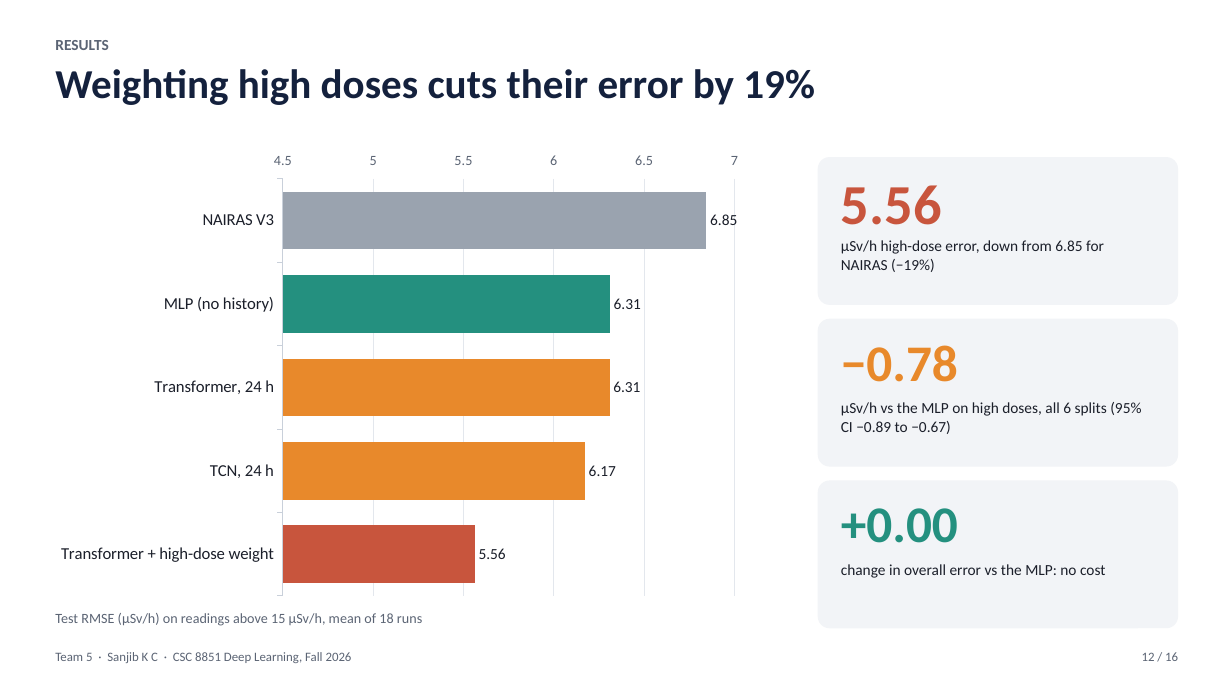
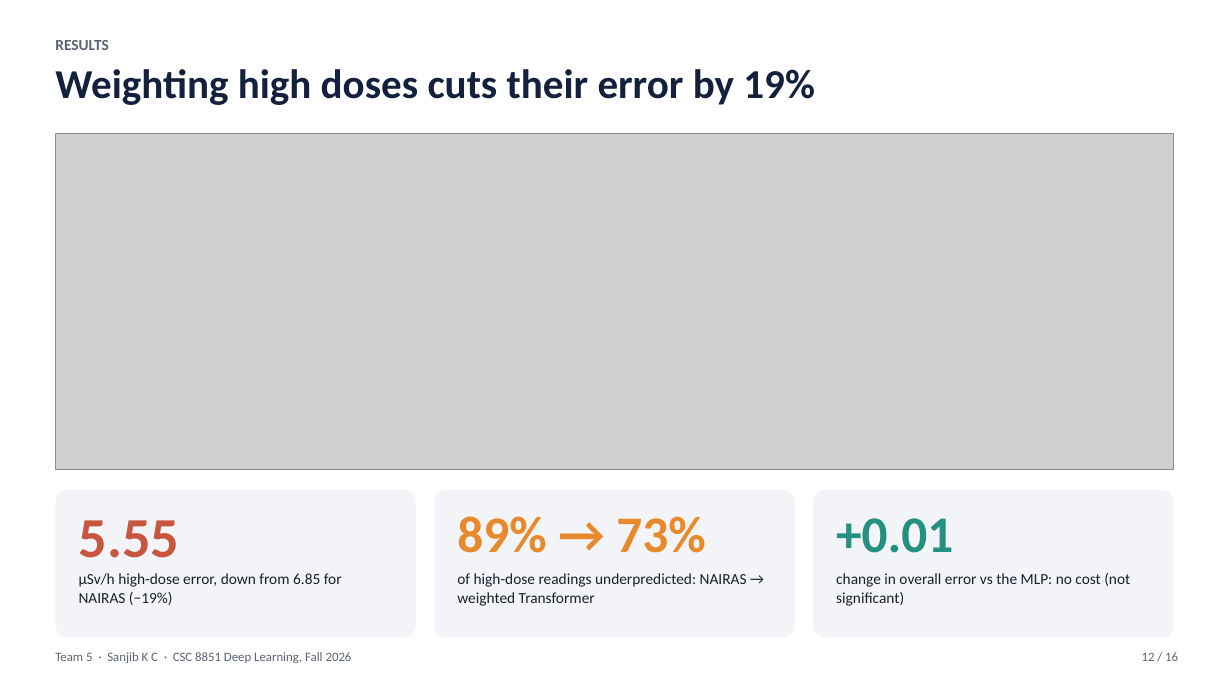
Before and after one commit to thesanjibkc/Deep_learning_project, a slide deck: slide 12 of poster/Team5_Sanjib_KC_slides.pptx. Drawn at 1232x693 pixels with LibreOffice and Linux fonts; fonts in the diff are those of the drawing; grey boxes stand for pictures. Boxes give left, top, right and bottom in pixels: in the first picture for what was removed or moved away, otherwise in the second. Text is boxed around its words. In the diff, an @@ line names an element or a change of style, - is before the commit and + after.

```diff
--- a/poster/Team5_Sanjib_KC_slides.pptx
+++ b/poster/Team5_Sanjib_KC_slides.pptx
@@ bar chart removed at (46,143,786,605) @@
-categories: NAIRAS V3, MLP (no history), Transformer, 24 h, TCN, 24 h, Transformer + high-dose weight
-Series 1: 6.84, 6.31, 6.31, 6.17, 5.56
@@ picture added at (55,134,1174,470) @@
@@ text removed at (841,345,958,382) @@
-−0.78
@@ text removed at (841,402,1141,434) @@
-µSv/h vs the MLP on high doses, all 6 splits (95% CI −0.89 to −0.67)
@@ rounded rectangle: place and size @@
-rounded rectangle at (818,157,1178,305)
+rounded rectangle at (55,490,416,638)
@@ rounded rectangle: place and size @@
-rounded rectangle at (818,319,1178,467)
+rounded rectangle at (434,490,795,638)
@@ rounded rectangle: place and size @@
-rounded rectangle at (818,481,1178,628)
+rounded rectangle at (813,490,1174,638)
@@ text at (79,520,180,558): text changed @@
-5.56
+5.55
@@ text added at (457,516,705,553), 40 pt, text #E8892B, bold @@
+89% → 73%
@@ text at (836,518,953,553): text changed @@
-+0.00
++0.01
@@ text "µSv/h high-dose error, down from ...": place and size @@
-text "µSv/h high-dose error, down from ..." at (841,240,1104,272)
+text "µSv/h high-dose error, down from ..." at (79,573,342,605)
@@ text added at (457,573,747,606), 12 pt, text #1B1F2A @@
+of high-dose readings underpredicted: NAIRAS → weighted Transformer
@@ text at (836,573,1130,606): text changed @@
-change in overall error vs the MLP: no cost
+change in overall error vs the MLP: no cost (not significant)
@@ text removed at (55,613,422,626) @@
-Test RMSE (µSv/h) on readings above 15 µSv/h, mean of 18 runs
```
Also in this commit, not shown: 7 other slides changed, 2 other files.
